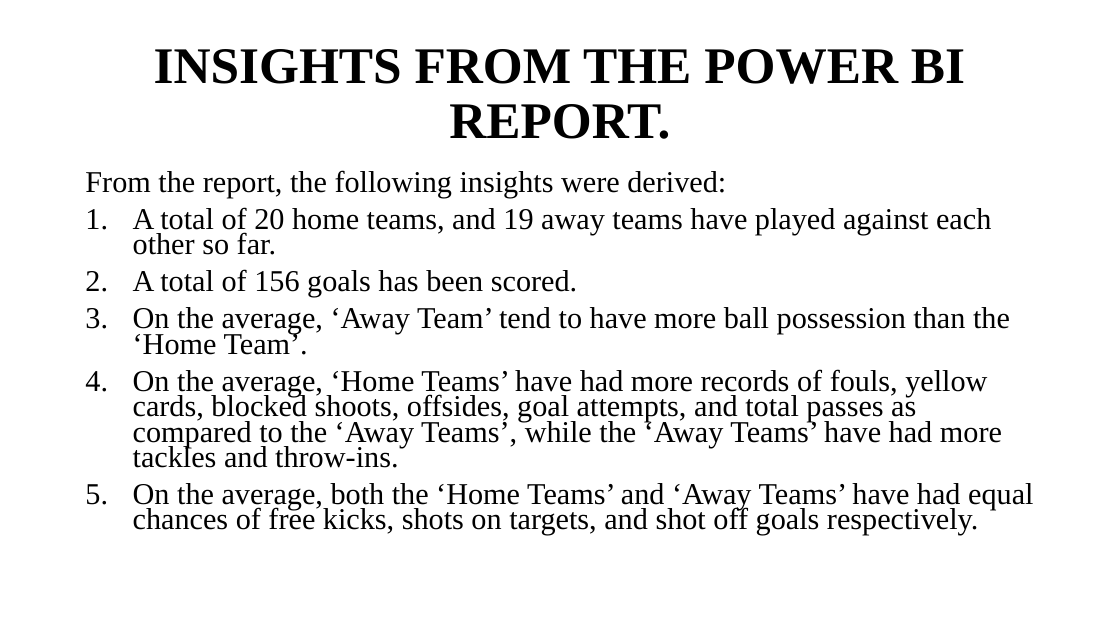
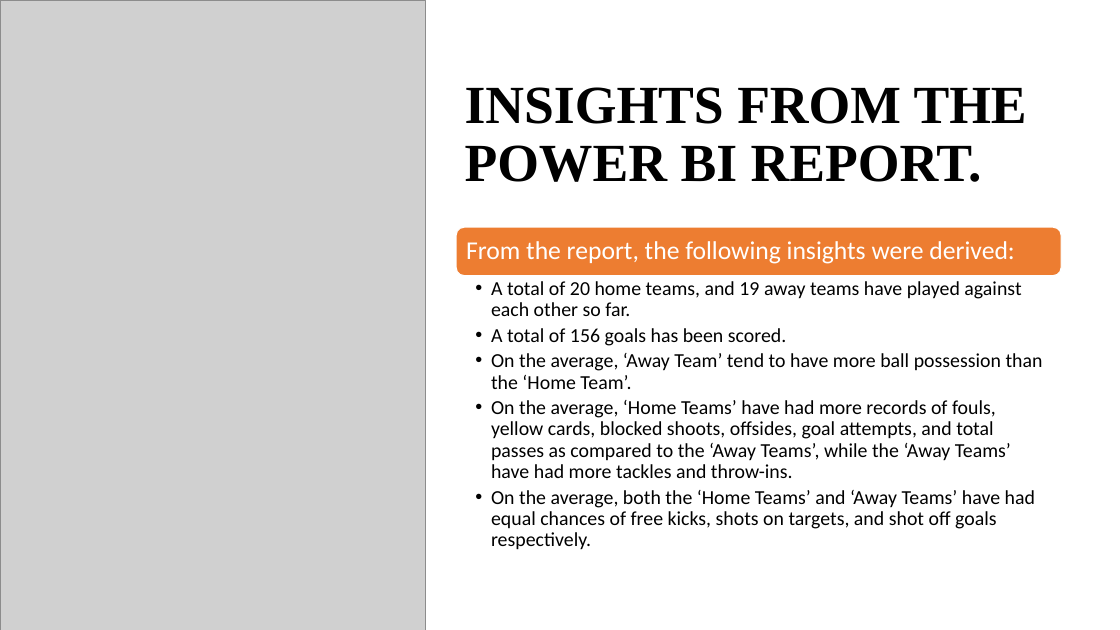
Before and after one commit to Behordeun/Scrapping-Data-from-FlashScore, a slide deck: slide 6 of England Premier League 2022_2023 Season.pptx. Drawn at 1120x630 pixels with LibreOffice and Linux fonts; fonts in the diff are those of the drawing; grey boxes stand for pictures. Boxes give left, top, right and bottom in pixels: in the first picture for what was removed or moved away, otherwise in the second. Text is boxed around its words. In the diff, an @@ line names an element or a change of style, - is before the commit and + after.

```diff
--- a/England Premier League 2022_2023 Season.pptx
+++ b/England Premier League 2022_2023 Season.pptx
@@ picture added at bbox=[0, 0, 426, 630] @@
@@ title "INSIGHTS FROM THE POWER BI ...": place and size @@
-title "INSIGHTS FROM THE POWER BI ..." at bbox=[154, 49, 965, 139]
+title "INSIGHTS FROM THE POWER BI ..." at bbox=[465, 87, 1027, 182]
@@ title "INSIGHTS FROM THE POWER BI ..." at bbox=[465, 87, 1027, 182]: size 44 to 46 pt; alignment centre to left @@
@@ text at bbox=[85, 170, 726, 197]: paragraph removed @@
-From the report, the following insights were derived:
@@ rounded rectangle added at bbox=[456, 227, 1061, 276], fill #ED7D31, outline #FFFFFF 1 pt @@
@@ text added at bbox=[466, 241, 1014, 264], 22 pt, text #FFFFFF @@
+From the report, the following insights were derived:
@@ text "A total of 20 home ...": place and size @@
-text "A total of 20 home ..." at bbox=[85, 170, 1033, 535]
+text "A total of 20 home ..." at bbox=[491, 281, 1043, 550]
@@ text "A total of 20 home ..." at bbox=[491, 281, 1043, 550]: size 25.9 to 17 pt, font Times New Roman to Calibri; bullet 1. to •; list level 1 to 2 in "A total of 20 home ..."; line spacing 0.7 to 0.9; list level 1 to 2 in "A total of 156 goals ..."; list level 1 to 2 in "On the average, ‘Away Team’ ..."; list level 1 to 2 in "On the average, ‘Home Teams’ ..."; list level 1 to 2 in "On the average, both the ..." @@
```
Also in this commit, not shown: 6 other slides changed, 2 other files.
